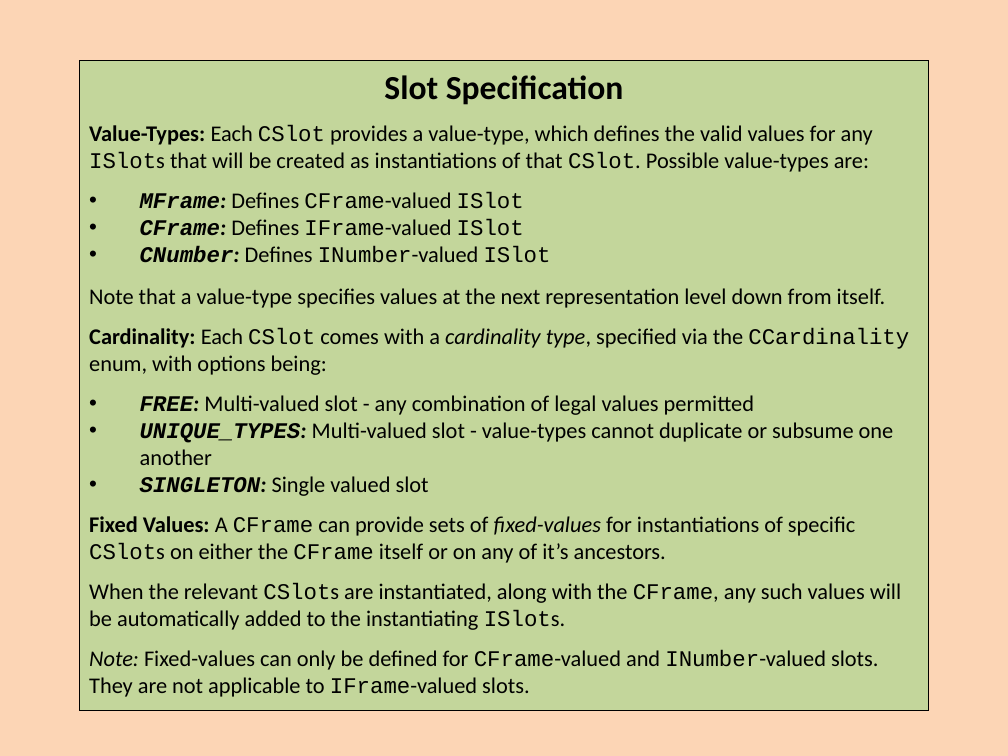
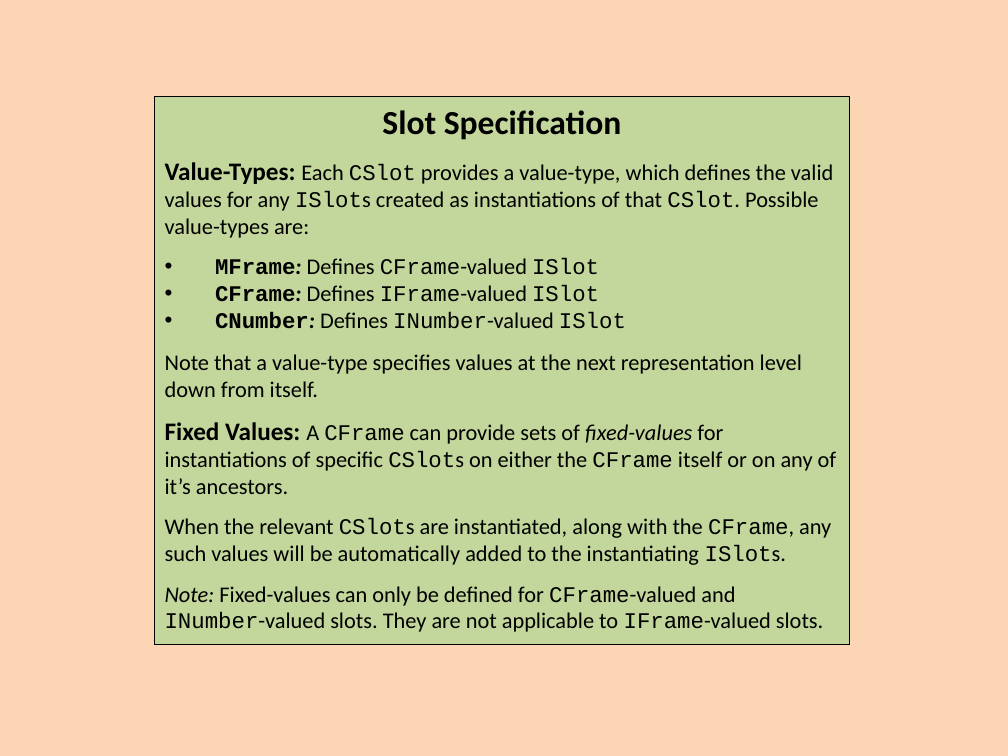
Before and after one commit to colin-puleston/mekon-hobo, a slide deck: slide 14 of docs/MEKON-HOBO Introductory Tutorial.pptx. Drawn at 1008x756 pixels with LibreOffice and Linux fonts; fonts in the diff are those of the drawing. Boxes give left, top, right and bottom in pixels: in the first picture for what was removed or moved away, otherwise in the second. Text is boxed around its words. In the diff, an @@ line names an element or a change of style, - is before the commit and + after.

```diff
--- a/docs/MEKON-HOBO Introductory Tutorial.pptx
+++ b/docs/MEKON-HOBO Introductory Tutorial.pptx
@@ rectangle "Slot Specification": place and size @@
-rectangle "Slot Specification" at (80,60,929,711)
+rectangle "Slot Specification" at (155,96,850,644)
@@ text in rectangle at (165,162,833,238): text changed @@
-Value-Types: Each CSlot provides a value-type, which defines the valid values for any ISlots that will be created as instantiations of that CSlot. Possible value-types are:
+Value-Types: Each CSlot provides a value-type, which defines the valid values for any ISlots created as instantiations of that CSlot. Possible value-types are:
@@ text in rectangle at (165,258,837,494): italic off in "MFrame:", "CFrame:", "CNumber:"; size 16 to 18 pt in "Fixed Values:" @@
@@ text in rectangle at (89,328,909,496): paragraphs removed @@
-Cardinality: Each CSlot comes with a cardinality type, specified via the CCardinality enum, with options being:
-• FREE: Multi-valued slot - any combination of legal values permitted
-• UNIQUE_TYPES: Multi-valued slot - value-types cannot duplicate or subsume one another
-• SINGLETON: Single valued slot
```
Also in this commit, not shown: 23 other slides changed, 3 slides added.
